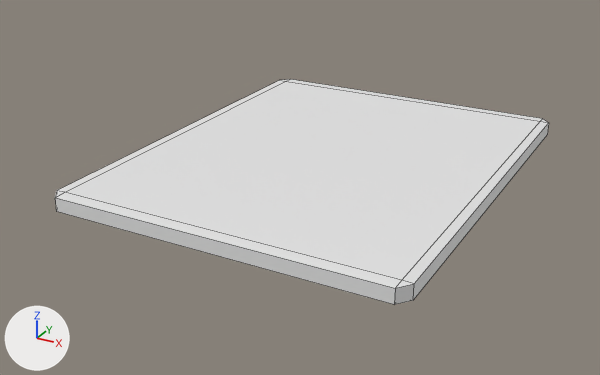
One commit to the Blender file Practicas/P2/BlenderModels/cofrebueno.blend: the scene before it, then after it.
Both versions are drawn from a 50 mm lens placed at (2.65, -5.26, 3.29), pointed at (-0.13, -0.19, 0.75). Lighting does not change. The marker at lower left points along +X, +Y and +Z. The picture after the commit comes second. Mesh edges are drawn as thin lines. The same objects are shown in both versions, whatever each file hides. Materials are left out; every surface is plain grey.

The first picture shows 'MarcoSup'.
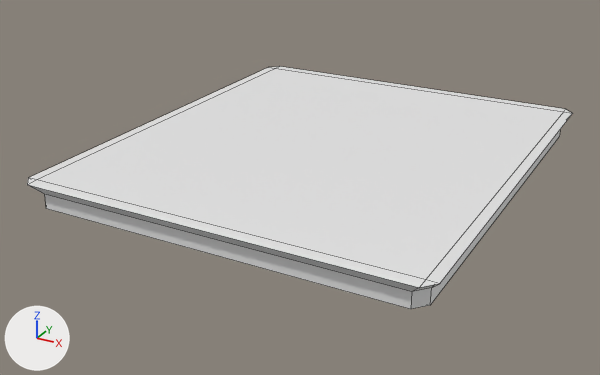
Location of each change, (x1, y1, x2, y2) in pixels of the pictures (600 x 375 px):
'MarcoSup', reshaped, rescaled (11% wider, 7% taller)
    before: (55, 79, 549, 305)
    after: (27, 66, 573, 309)
part 1 of me_cubo_007, built on
    before: (66, 81, 540, 280)
    after: (27, 66, 573, 292)

Edits to the bpy script that builds the scene:
```text
Change me_cubo_007:
    used by ob_marcosup; location = (0.0, 0.0, 0.94); scale = (1.3, 1.6, 0.055)
    verts and faces of me_cubo_007; kept vertices keep their numbers, new ones are numbered from 8
    before: 1 (-1.0, -1.0, 1.0), 3 (-1.0, 1.0, 1.0), 5 (1.0, -1.0, 1.0), 7 (1.0, 1.0, 1.0)
    remove me_cubo_007.from_pydata(...)  # 8 vertices, 6 faces; spans x -1.0..1.0, y -1.0..1.0, z -1.0..1.0
    add me_cubo_007.from_pydata(...)  # 12 vertices, 10 faces; spans x -1.05..1.05, y -1.05..1.05, z -1.0..2.6
    me_cubo_007 part 1
    add delete_faces([(1, 5, 7, 3)])
    add verts[8] = (-1.05, -1.05, 2.6)
    add verts[9] = (-1.05, 1.05, 2.6)
    add verts[10] = (1.05, 1.05, 2.6)
    add verts[11] = (1.05, -1.05, 2.6)
    add faces += [(3, 9, 10, 7), (8, 11, 10, 9), (5, 7, 10, 11), (1, 8, 9, 3), (1, 5, 11, 8)]
Change ob_marcosup:
    ob_marcosup.scale: (1.3, 1.6, 0.055) -> (1.4, 1.6, 0.055)
```
